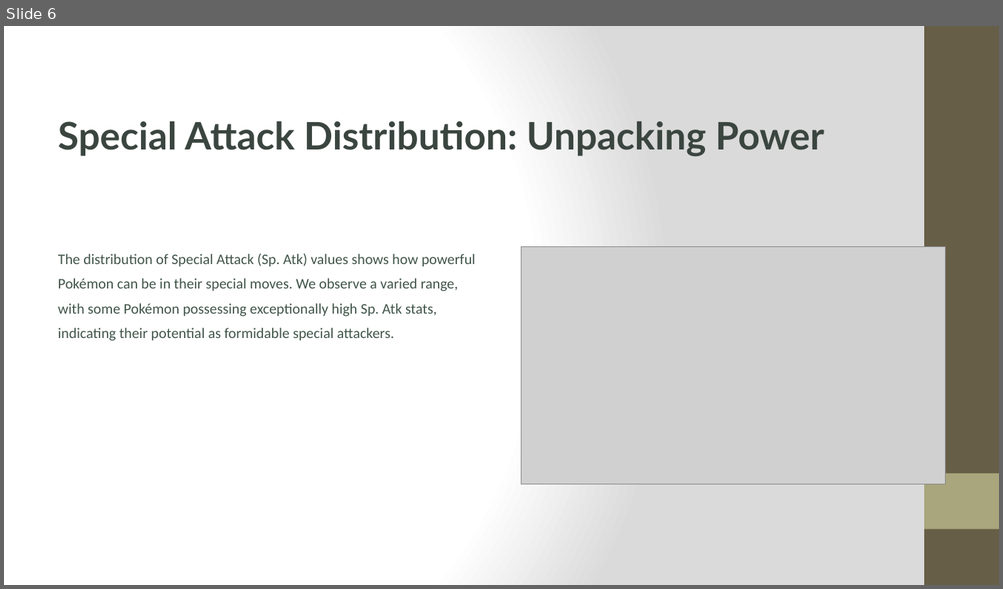
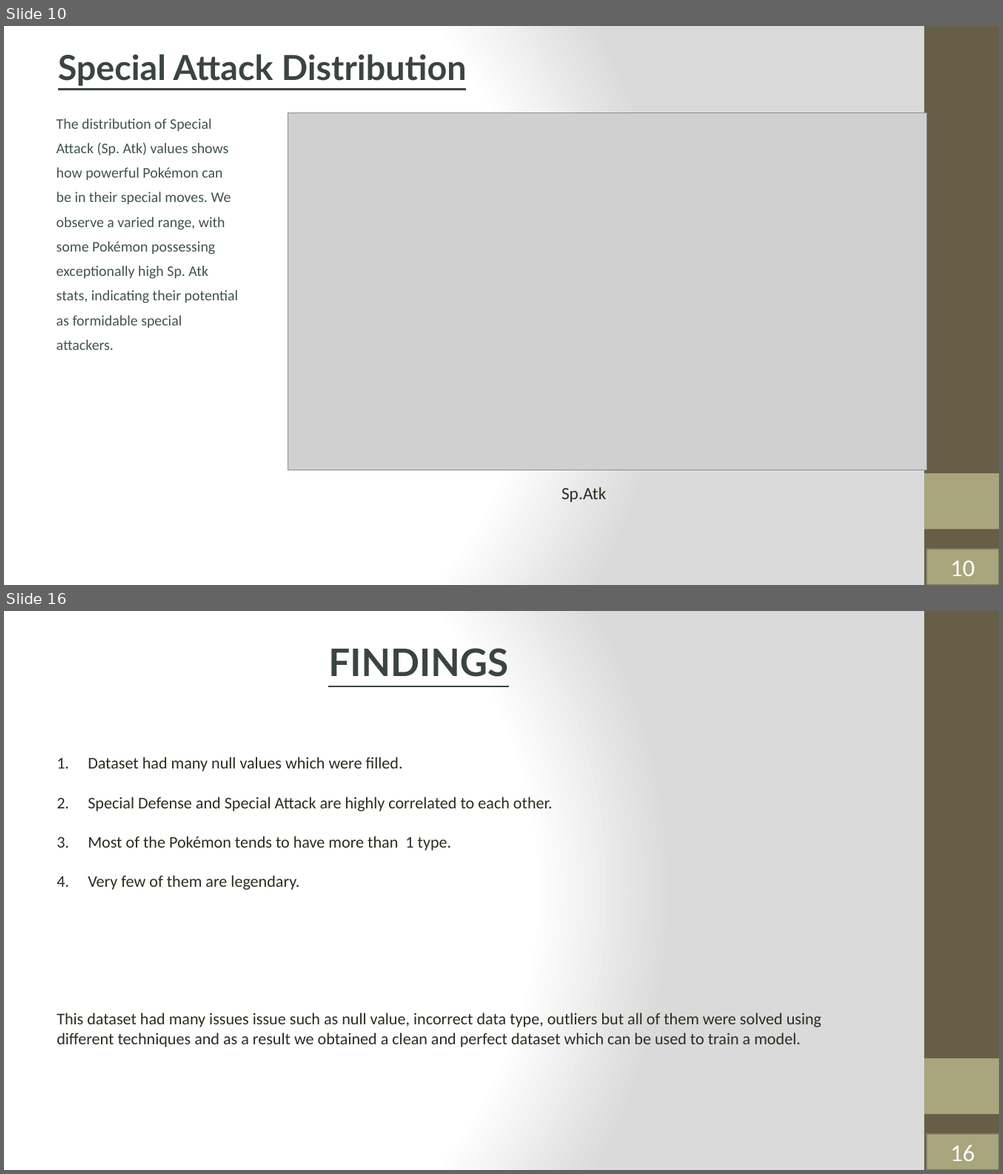
Before and after one commit to Sauri25/AI-PROJECTS, a slide deck: Project 2/P-okemon-EDA.pptx. Shown one above the other, each under a label of ours: slide 6 before the commit, slides 10 and 16 after it; the slides between them are not shown. The pictures are 1003x589 and 1003x1174 pixels, drawn with LibreOffice and Linux fonts; fonts in the diff are those of the drawing; grey boxes stand for pictures. Boxes give left, top, right and bottom in pixels: in the first picture for what was removed or moved away, otherwise in the second. Text is boxed around its words. In the diff, an @@ line names an element or a change of style, - is before the commit and + after.

```diff
--- a/Project 2/P-okemon-EDA.pptx
+++ b/Project 2/P-okemon-EDA.pptx
@@ slide 16 added at (x1=4, y1=611, x2=999, y2=1170), background gradient #FFFFFF to #DADADA; not listed: 2 template elements that a slide beside it also shows @@
@@ text added at (x1=328, y1=648, x2=508, y2=677), 44 pt, text #3B4540, bold, underline @@
+FINDINGS
@@ text added at (x1=57, y1=757, x2=821, y2=1048), 19 pt, text #2F2B20 @@
+1. Dataset had many null values which were filled.
+2. Special Defense and Special Attack are highly correlated to each other.
+3. Most of the Pokémon tends to have more than 1 type.
+4. Very few of them are legendary.
+This dataset had many issues issue such as null value, incorrect data type, outliers but all of them were solved using different techniques and as a result we obtained a clean and perfect dataset which can be used to train a model.
@@ rectangle added at (x1=926, y1=1134, x2=999, y2=1170), fill #A9A57C, outline #7D7A5C 2 pt, 28 pt, text #FFFFFF @@
+16
@@ what was slide 6 is now slide 10 @@
@@ slide 10 changed as well @@
@@ text at (x1=58, y1=54, x2=466, y2=86): text changed; size 44 to 40 pt @@
-Special Attack Distribution: Unpacking Power
+Special Attack Distribution
@@ text "The distribution of Special Attack ..." rewrapped from (x1=58, y1=253, x2=475, y2=341) to (x1=57, y1=118, x2=239, y2=350) @@
@@ picture resized from (x1=521, y1=247, x2=945, y2=484) to (x1=287, y1=113, x2=926, y2=471) @@
@@ text added at (x1=561, y1=487, x2=606, y2=503), 20 pt, text #2F2B20 @@
+Sp.Atk
@@ rectangle added at (x1=926, y1=549, x2=999, y2=585), fill #A9A57C, outline #7D7A5C 2 pt, 28 pt, text #FFFFFF @@
+10
```
Also in this commit, not shown: 3 other slides changed, 13 other slides added, 6 slides removed, 4 other files.
